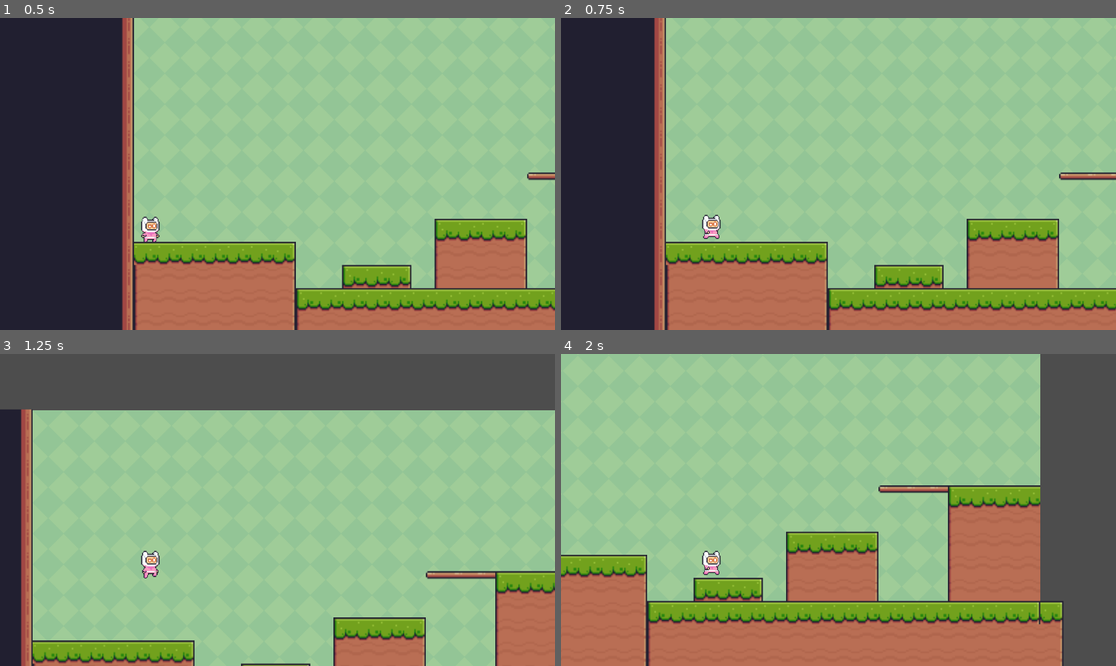
Above: before the commit, frames 1-4 (two rows, left to right).
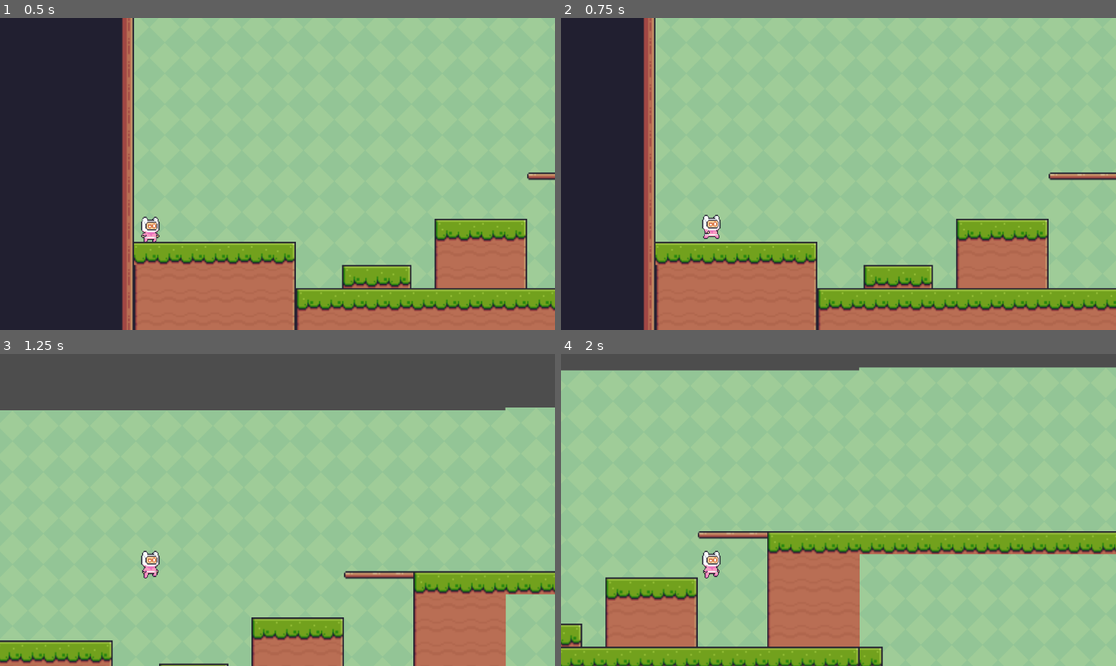
Above: after the commit, the same moments.

Repository: BryanBachelet/GodotDiscover
Game: Godot game, scene res://Scenes/main.tscn
Two runs of this game, one before a commit and one after it. Both use one fixed random seed, a clock stepped at 60 frames per second and the inputs below.
Inputs:
- Up to frame 1 (0.5 s): no input
- Up to frame 2 (0.75 s): hold D (Move_Right) from 0.53 s (still down)
- Up to frame 3 (1.25 s): keep holding D (Move_Right); tap Space (Jump) at 0.77 s
- Up to frame 4 (2 s): keep holding D (Move_Right); tap Space (Jump) at 1.52 s

Frame 1 is identical in both runs. In frame 2, 8.3% of the frame differs, in the area x 14-100%, y 0-100%; in frame 3, 18%; in frame 4, 46%, in the area x 0-100%, y 0-100%.

Commit message:
Add Character Acceleration

Diff:
--- a/Scenes/main.tscn
+++ b/Scenes/main.tscn
@@ -602,11 +602,26 @@
 texture = ExtResource("1_3hunv")
 stretch_mode = 1
 
+[node name="TextureRect" type="TextureRect" parent="TextureRect"]
+texture_filter = 1
+layout_mode = 1
+anchors_preset = 15
+anchor_right = 1.0
+anchor_bottom = 1.0
+offset_left = 1151.0
+offset_top = -6.0
+offset_right = 1151.0
+offset_bottom = -6.0
+grow_horizontal = 2
+grow_vertical = 2
+texture = ExtResource("1_3hunv")
+stretch_mode = 1
+
 [node name="TileMap" type="TileMap" parent="."]
 scale = Vector2(3, 3)
 tile_set = SubResource("TileSet_ijkku")
 format = 2
-layer_0/tile_data = PackedInt32Array(655360, 458753, 0, 6553 …(4891 unchanged characters)…  1, 983046, 524289, 1, 983040, 393217, 1)
+layer_0/tile_data = PackedInt32Array(655360, 458753, 0, 6553 …(4891 unchanged characters)…  1, 983046, 524289, 1, 983040, 393217, 1, 458776, 458753, 0, 458777, 458753, 0, 458778, 458753, 0, 458779, 458753, 0, 458780, 458753, 0, 458781, 458753, 0, 458782, 458753, 0, 458783, 458753, 0, 458784, 458753, 0, 458785, 458753, 0, 458786, 458753, 0, 458787, 458753, 0, 458788, 458753, 0, 458789, 458753, 0, 458790, 458753, 0, 458791, 458753, 0, 458792, 458753, 0, 458793, 458753, 0, 458794, 458753, 0, 458795, 458753, 0, 458796, 458753, 0, 458797, 458753, 0, 458798, 458753, 0, 458799, 458753, 0, 458800, 458753, 0, 458801, 458753, 0, 458802, 458753, 0, 458803, 458753, 0, 458804, 458753, 0, 458805, 458753, 0)
 
 [node name="CharacterBody2D" parent="." instance=ExtResource("3_673y6")]
 position = Vector2(33, 447)
--- a/Scenes/mainCharacter.gd
+++ b/Scenes/mainCharacter.gd
@@ -1,7 +1,9 @@
 extends CharacterBody2D
 
 
-const SPEED = 300.0
+const MIN_SPEED = 300.0
+var currentSpeed = MIN_SPEED
+const MAX_SPEED = 600.0
 const JUMP_VELOCITY = -500
 @onready var sprite_2d = $Sprite2D
 
@@ -27,9 +29,12 @@
 	var direction = Input.get_axis("Move_Left", "Move_Right")
 
 	if direction :
-		velocity.x = direction * SPEED
+		velocity.x = direction * currentSpeed
+		currentSpeed += MAX_SPEED*2*delta
+		currentSpeed = clamp(currentSpeed,MIN_SPEED,MAX_SPEED)
 	else:
-		velocity.x = move_toward(velocity.x, 0, 12)
+		velocity.x = move_toward(velocity.x, 0, 10)
+		currentSpeed = MIN_SPEED
 
 	move_and_slide()
 
